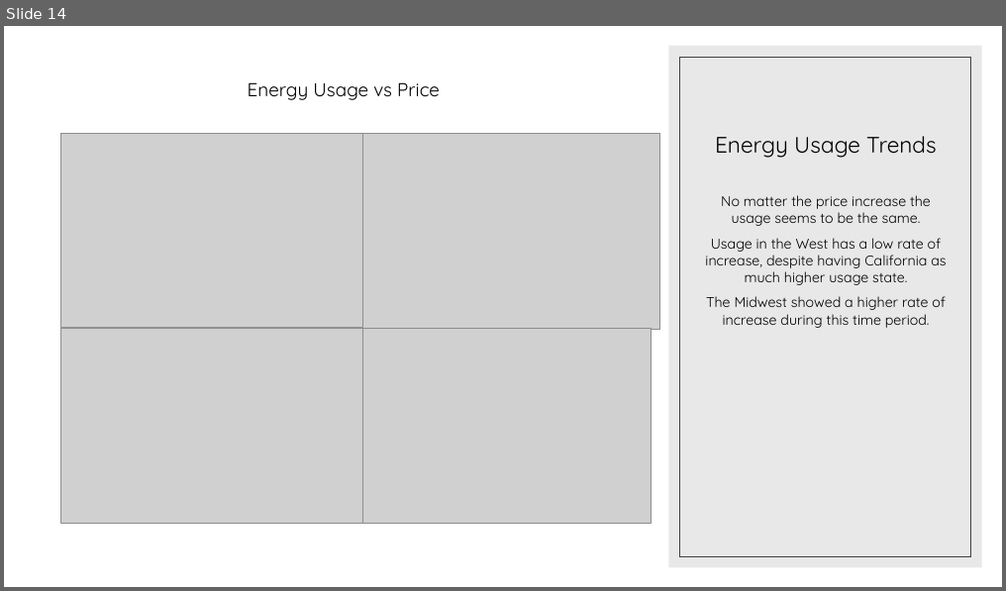
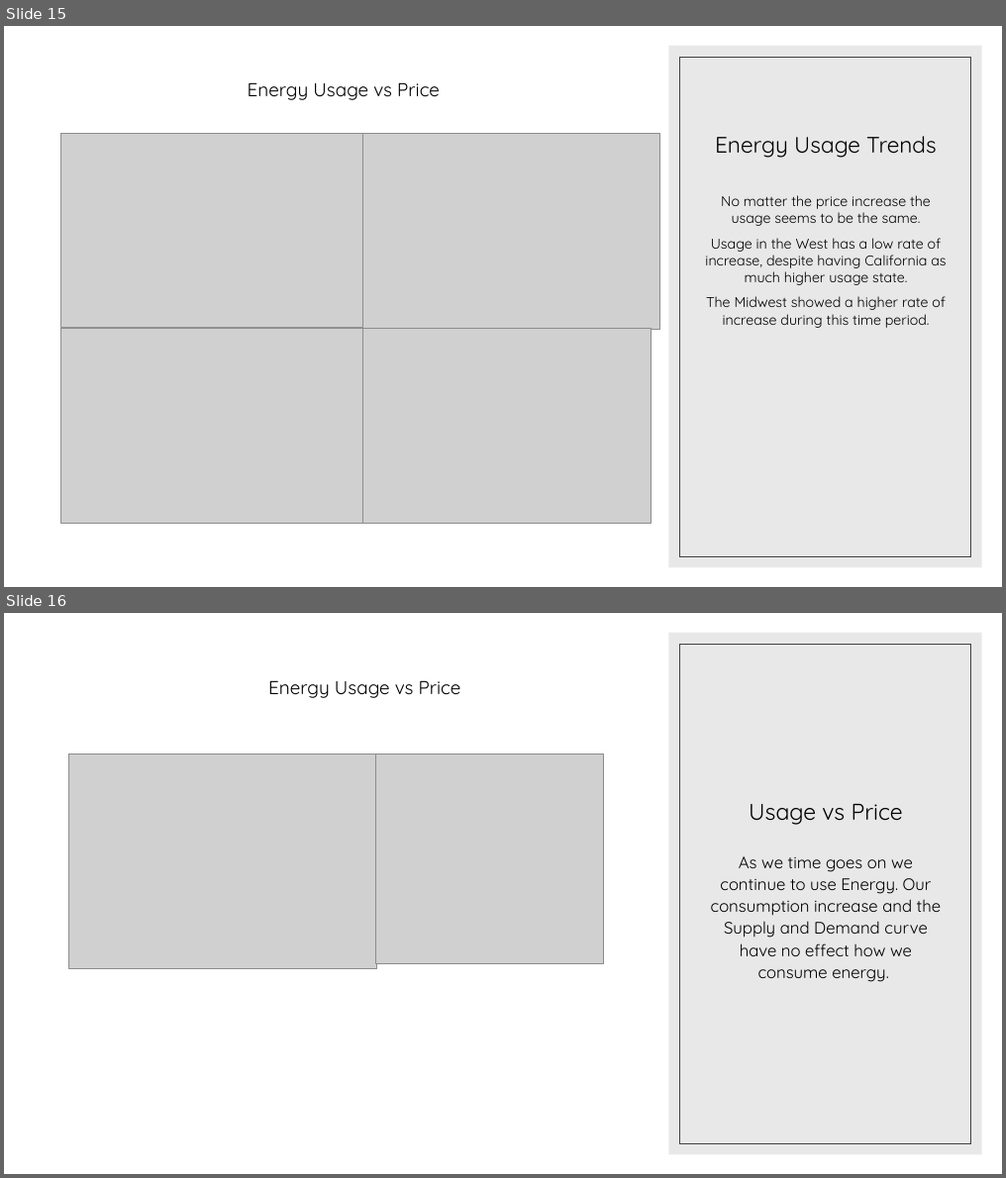
Before and after one commit to JWatson1102/project_1, a slide deck: Presentaion.pptx. Shown one above the other, each under a label of ours: slide 14 before the commit, slides 15 and 16 after it. The pictures are 1006x591 and 1006x1178 pixels, drawn with LibreOffice and Linux fonts; fonts in the diff are those of the drawing; grey boxes stand for pictures. Boxes give left, top, right and bottom in pixels: in the first picture for what was removed or moved away, otherwise in the second. Text is boxed around its words. In the diff, an @@ line names an element or a change of style, - is before the commit and + after.

```diff
--- a/Presentaion.pptx
+++ b/Presentaion.pptx
@@ slide 16 added at (4, 613, 1002, 1174), background #FFFFFF; not listed: 2 template elements that a slide beside it also shows @@
@@ text added at (268, 680, 461, 698), 18 pt, text #000000 @@
+Energy Usage vs Price
@@ picture added at (69, 755, 377, 969) @@
@@ picture added at (375, 755, 604, 964) @@
@@ title added at (748, 804, 903, 825), 22 pt, text #000000 @@
+Usage vs Price
@@ text added at (711, 857, 942, 982), 16 pt, text #000000 @@
+As we time goes on we continue to use Energy. Our consumption increase and the Supply and Demand curve have no effect how we consume energy.
@@ what was slide 14 is now slide 15 @@
```
Also in this commit, not shown: 4 slides changed, 4 other slides added, 2 slides removed, 1 other file.
